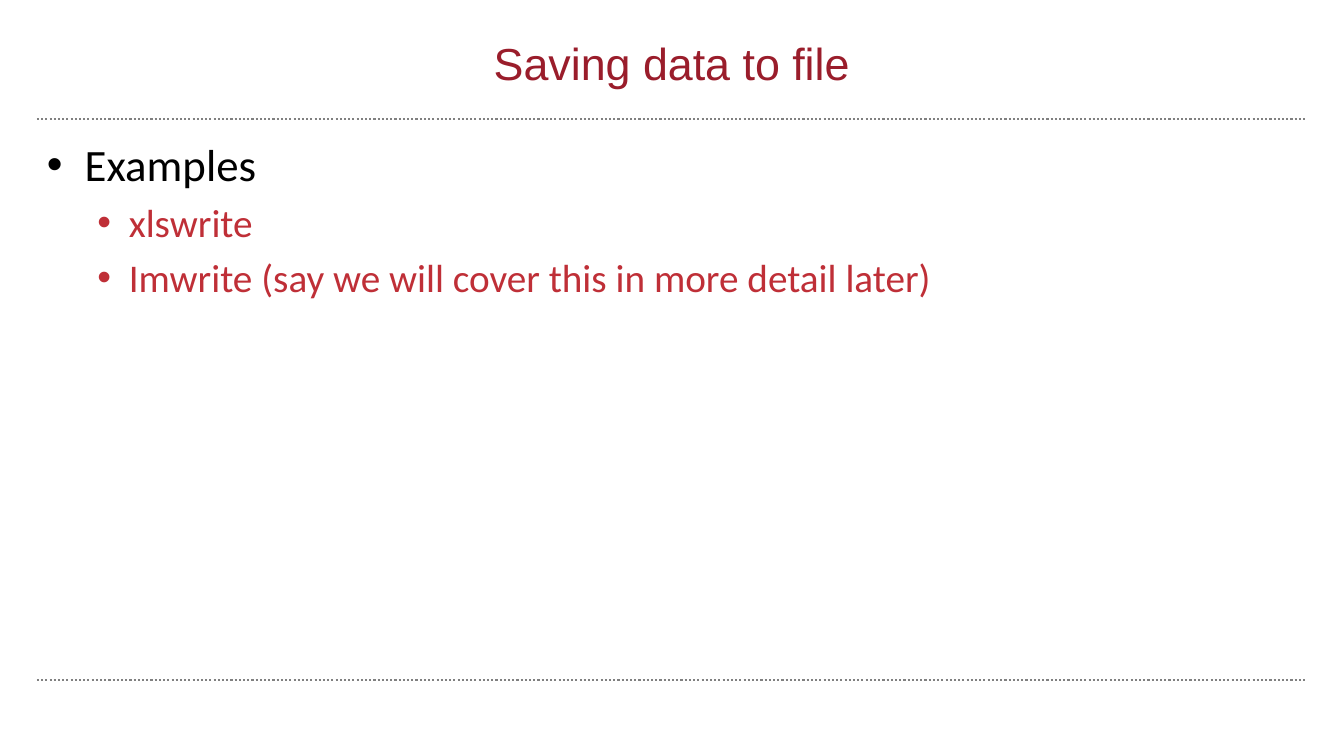
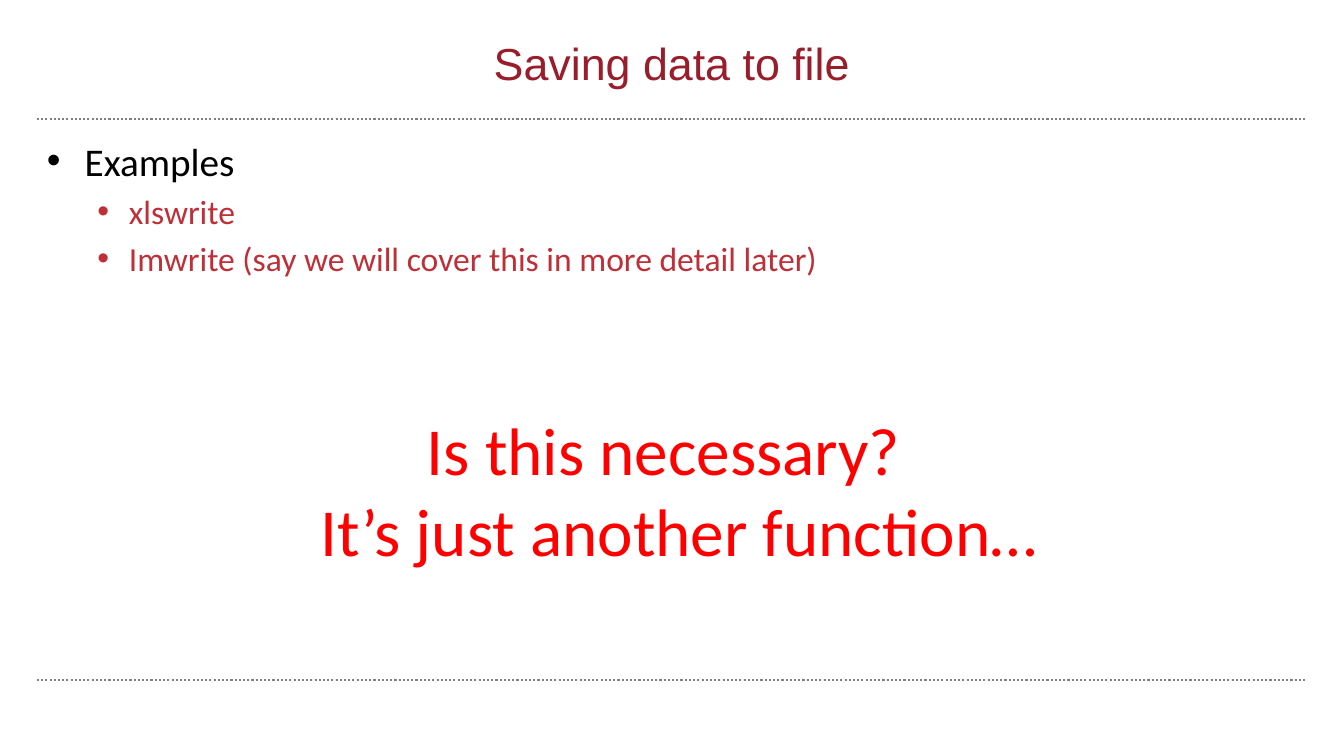
Before and after one commit to wbif-bristol/MATLAB-course, a slide deck: slide 5 of Session 2 - Matrices and image processing/MATLAB Session 2.pptx. Drawn at 1344x756 pixels with LibreOffice and Linux fonts; fonts in the diff are those of the drawing; background and template pictures are left out. Boxes give left, top, right and bottom in pixels: in the first picture for what was removed or moved away, otherwise in the second. Text is boxed around its words. In the diff, an @@ line names an element or a change of style, - is before the commit and + after.

```diff
--- a/Session 2 - Matrices and image processing/MATLAB Session 2.pptx
+++ b/Session 2 - Matrices and image processing/MATLAB Session 2.pptx
@@ text "Examples" at bbox=[85, 148, 817, 277]: size 32 to 28 pt in "Examples"; size 28 to 24 pt in "xlswrite", "Imwrite (say we will cover this in ..." @@
@@ text added at bbox=[320, 428, 1037, 568], 48 pt, text #FF0000 @@
+Is this necessary?
+It’s just another function…
```
Also in this commit, not shown: 13 other slides changed, 5 slides added, 3 other files.
